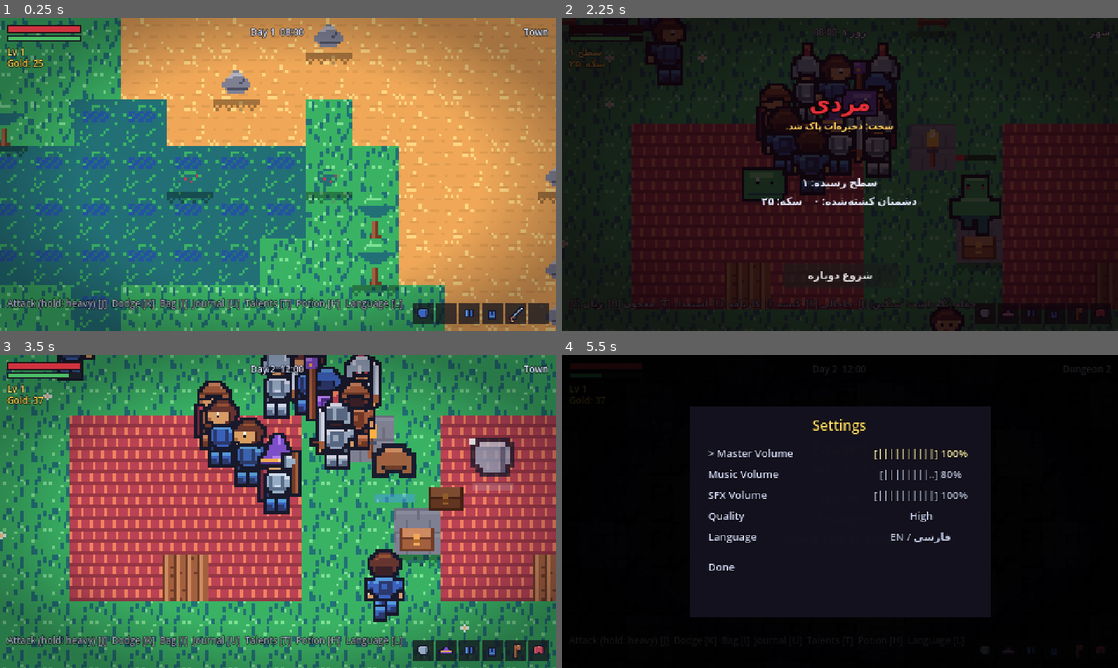
Above: before the commit, frames 1-4 (two rows, left to right).
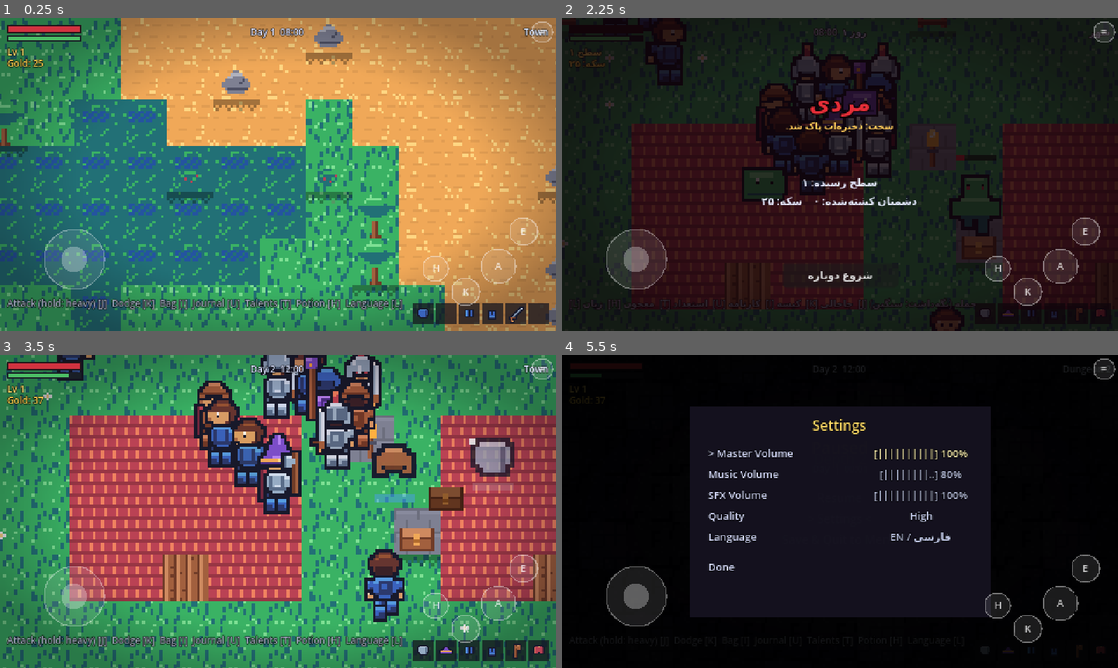
Above: after the commit, the same moments.

Repository: amirrezahadipoor/2D-RPG
Game: Godot game, scene res://tools/screenshot.tscn
The game is run twice, just before and just after one commit, with the same random seed, the same clock (stepped at 60 frames per second) and the same inputs. This scene is started directly instead of the project's main scene.
Inputs (mouse positions are in pixels of both pictures, inside the frame that each line leads up to):
- Up to frame 1 (0.25 s): no input
- Up to frame 2 (2.25 s): move the mouse to (962, 158) at 0.52 s; hold D (move_right) 0.53-1.25 s; hold J (attack) 0.53-1.25 s; click (962, 158) at 0.67 s; tap K (dodge) at 0.8 s; drag from (728, 190) to (812, 237) at 1.27 s; move the mouse to (895, 105) at 2.02 s; hold D (move_right) from 2.03 s (still down); hold E (interact) from 2.03 s (still down); click (895, 105) at 2.17 s
- Up to frame 3 (3.5 s): tap H (use_potion) at 2.3 s; release D (move_right) at 2.75 s; release E (interact) at 2.75 s; drag from (250, 574) to (111, 464) at 2.77 s
- Up to frame 4 (5.5 s): move the mouse to (1006, 558) at 3.52 s; hold A (move_left) 3.53-4.25 s; hold J (attack) 3.53-4.25 s; click (1006, 558) at 3.67 s; tap K (dodge) at 3.8 s; tap Escape (pause) at 4.15 s; drag from (673, 464) to (756, 433) at 4.27 s; tap Enter at 5 s; move the mouse to (867, 511) at 5.02 s; hold S (move_down) from 5.03 s (still down); hold E (interact) from 5.03 s (still down); click (867, 511) at 5.17 s; tap H (use_potion) at 5.3 s

The runs differ from the first frame. In frame 1, 0.8% of the frame differs, in the area x 8-100%, y 1-92%; in frame 2, 1.3%; in frame 3, 0.8%; in frame 4, 3.5%.

Commit message:
M6c: touch controls (stick+buttons via synthetic actions), quality tiers (shades/lights/vignette/dungeon dim), Android export preset + release.sh signing guide + STORE.md EN/FA, 23 screenshots (verify 341)

Diff:
--- a/project.godot
+++ b/project.godot
@@ -11,7 +11,7 @@
 
 config/name="2D RPG"
 config/description="Hardcore offline pixel-art 2D RPG. Bilingual EN/FA."
-config/version="0.1.0"
+config/version="1.0.0"
 run/main_scene="res://scenes/main_menu.tscn"
 config/features=PackedStringArray("4.4", "GL Compatibility")
 config/icon="res://assets/icon.png"
--- a/src/entities/hero.gd
+++ b/src/entities/hero.gd
@@ -63,6 +63,8 @@
 
 	# a warm lantern that wakes up at night and underground
 	lantern = PointLight2D.new()
+	lantern.visible = Settings.quality == "high"
+	Settings.settings_changed.connect(func(): lantern.visible = Settings.quality == "high")
 	lantern.texture = load("res://assets/sprites/fx/glow.png")
 	lantern.color = Color(1.0, 0.82, 0.55)
 	lantern.scale = Vector2(2.1, 2.1)
--- a/src/main.gd
+++ b/src/main.gd
@@ -11,6 +11,7 @@
 var cutscene: Cutscene
 var events: WorldEvents
 var dungeon: Dungeon = null
+var touch: TouchUI = null
 var _overworld_hero_pos := Vector2.ZERO
 
 func _ready() -> void:
@@ -56,6 +57,10 @@
 	var pause_menu := PauseMenu.new()
 	pause_menu.name = "PauseMenu"
 	add_child(pause_menu)
+
+	touch = TouchUI.new()
+	touch.name = "TouchUI"
+	add_child(touch)
 
 	cutscene = Cutscene.new()
 	cutscene.name = "Cutscene"
--- a/src/ui/hud.gd
+++ b/src/ui/hud.gd
@@ -47,6 +47,8 @@
 	_grade = TextureRect.new()
 	_grade.name = "Grade"
 	_grade.texture = load("res://assets/sprites/fx/vignette.png")
+	_grade.visible = Settings.quality != "low"
+	Settings.settings_changed.connect(func(): _grade.visible = Settings.quality != "low")
 	_grade.set_anchors_preset(Control.PRESET_FULL_RECT)
 	_grade.stretch_mode = TextureRect.STRETCH_KEEP_ASPECT_COVERED
 	_grade.texture_filter = CanvasItem.TEXTURE_FILTER_LINEAR
--- /dev/null
+++ b/src/ui/touch_ui.gd
@@ -0,0 +1,147 @@
+# Touch controls for Android: a virtual stick (left) and action buttons
+# (right). Touches are translated into the very same input actions the
+# keyboard uses, via Input.parse_input_event(InputEventAction) — so every
+# system (hero, menus, dialogue) works unchanged on touch.
+class_name TouchUI
+extends CanvasLayer
+
+const STICK_CENTER := Vector2(64, 208)
+const STICK_RADIUS := 26.0
+const KNOB_RADIUS := 11.0
+const BUTTONS := {
+	"attack":   {"pos": Vector2(430, 214), "r": 15.0, "glyph": "A"},
+	"dodge":    {"pos": Vector2(402, 236), "r": 12.0, "glyph": "K"},
+	"interact": {"pos": Vector2(452, 184), "r": 12.0, "glyph": "E"},
+	"use_potion": {"pos": Vector2(376, 216), "r": 11.0, "glyph": "H"},
+	"pause":    {"pos": Vector2(468, 12), "r": 9.0, "glyph": "="},
+}
+
+var enabled := false
+var _root: Control
+var _stick_id := -1
+var _stick_vec := Vector2.ZERO
+var _button_ids := {}           # action -> touch index
+var _move_state := {"move_left": false, "move_right": false,
+	"move_up": false, "move_down": false}
+
+func _ready() -> void:
+	layer = 60
+	process_mode = Node.PROCESS_MODE_ALWAYS
+	_root = Control.new()
+	_root.process_mode = Node.PROCESS_MODE_ALWAYS
+	_root.set_anchors_preset(Control.PRESET_FULL_RECT)
+	_root.mouse_filter = Control.MOUSE_FILTER_IGNORE
+	add_child(_root)
+	var bg := _TouchPainter.new()
+	bg.set_anchors_preset(Control.PRESET_FULL_RECT)
+	bg.mouse_filter = Control.MOUSE_FILTER_IGNORE
+	bg.owner_ui = self
+	_root.add_child(bg)
+	visible = false
+	if DisplayServer.is_touchscreen_available() or OS.has_feature("mobile"):
+		set_enabled(true)
+
+func set_enabled(on: bool) -> void:
+	enabled = on
+	visible = on
+	if not on:
+		_release_all()
+
+func _release_all() -> void:
+	for action in _move_state:
+		if _move_state[action]:
+			_emit_action(action, false)
+			_move_state[action] = false
+	for action in _button_ids.keys():
+		_emit_action(action, false)
+	_button_ids.clear()
+	_stick_id = -1
+	_stick_vec = Vector2.ZERO
+
+func _input(event: InputEvent) -> void:
+	if not enabled:
+		return
+	var inv := _root.get_canvas_transform().affine_inverse()
+	if event is InputEventScreenTouch:
+		var t: InputEventScreenTouch = event
+		if t.pressed:
+			_press(inv * t.position, t.index)
+		else:
+			_lift(t.index)
+	elif event is InputEventScreenDrag:
+		var d: InputEventScreenDrag = event
+		if d.index == _stick_id:
+			_update_stick(inv * d.position)
+
+func _press(pos: Vector2, index: int) -> void:
+	if pos.distance_to(STICK_CENTER) < STICK_RADIUS * 1.8:
+		_stick_id = index
+		_update_stick(pos)
+		return
+	for action in BUTTONS:
+		var b: Dictionary = BUTTONS[action]
+		if pos.distance_to(b["pos"]) < b["r"] + 6.0:
+			_button_ids[action] = index
+			_emit_action(action, true)
+			Sfx.play("click", -16.0, 0.02)
+			return
+
+func _lift(index: int) -> void:
+	if index == _stick_id:
+		_stick_id = -1
+		_stick_vec = Vector2.ZERO
+		_sync_move()
+		return
+	for action in _button_ids.keys():
+		if _button_ids[action] == index:
+			_emit_action(action, false)
+			_button_ids.erase(action)
+			return
+
+func _update_stick(pos: Vector2) -> void:
+	var v := pos - STICK_CENTER
+	if v.length() > STICK_RADIUS:
+		v = v.normalized() * STICK_RADIUS
+	_stick_vec = v
+	_sync_move()
+
+func _sync_move() -> void:
+	var dead := 6.0
+	var want := {
+		"move_left": _stick_vec.x < -dead,
+		"move_right": _stick_vec.x > dead,
+		"move_up": _stick_vec.y < -dead,
+		"move_down": _stick_vec.y > dead,
+	}
+	for action in want:
+		if want[action] != _move_state[action]:
+			_move_state[action] = want[action]
+			_emit_action(action, want[action])
+
+func _emit_action(action: String, pressed: bool) -> void:
+	var ev := InputEventAction.new()
+	ev.action = action
+	ev.pressed = pressed
+	ev.strength = 1.0 if pressed else 0.0
+	Input.parse_input_event(ev)
+
+# ---------------------------------------------------------------- painter ----
+class _TouchPainter extends Control:
+	var owner_ui: TouchUI
+
+	func _draw() -> void:
+		# stick base + knob
+		draw_circle(TouchUI.STICK_CENTER, TouchUI.STICK_RADIUS, Color(1, 1, 1, 0.10))
+		draw_arc(TouchUI.STICK_CENTER, TouchUI.STICK_RADIUS, 0, TAU, 48, Color(1, 1, 1, 0.35), 1.0)
+		draw_circle(TouchUI.STICK_CENTER + owner_ui._stick_vec, TouchUI.KNOB_RADIUS, Color(1, 1, 1, 0.30))
+		# buttons
+		for action in TouchUI.BUTTONS:
+			var b: Dictionary = TouchUI.BUTTONS[action]
+			var held: bool = owner_ui._button_ids.has(action)
+			draw_circle(b["pos"], b["r"], Color(1, 1, 1, 0.30 if held else 0.10))
+			draw_arc(b["pos"], b["r"], 0, TAU, 40, Color(1, 1, 1, 0.4), 1.0)
+			draw_string(ThemeDB.fallback_font, b["pos"] + Vector2(-3, 3), b["glyph"],
+				HORIZONTAL_ALIGNMENT_LEFT, -1, 9, Color(1, 1, 1, 0.75))
+
+	func _process(_delta: float) -> void:
+		queue_redraw()
--- a/src/world/dungeon.gd
+++ b/src/world/dungeon.gd
@@ -22,6 +22,7 @@
 
 var _grid: PackedByteArray = PackedByteArray()
 var _lights: Array = []
+var _dark: CanvasModulate = null
 var _spawn_timer := 0.0
 var _rng := RandomNumberGenerator.new()
 var _seed := 0
@@ -46,10 +47,11 @@
 	_paint()
 	# darkness: the whole canvas dims while a dungeon is in the tree, so the
 	# torches and the hero's lantern are what you actually see by
-	var dark := CanvasModulate.new()
-	dark.name = "Darkness"
-	dark.color = Color(0.2, 0.19, 0.25)
-	add_child(dark)
+	_dark = CanvasModulate.new()
+	_dark.name = "Darkness"
+	add_child(_dark)
+	apply_quality()
+	Settings.settings_changed.connect(apply_quality)
 	actors = Node2D.new()
 	actors.name = "Actors"
 	actors.y_sort_enabled = true
@@ -58,6 +60,14 @@
 	print("[Dungeon] depth=%d rooms=%d" % [depth, rooms.size()])
 
 # ------------------------------------------------------------- generate -----
+## Low quality keeps dungeons readable with a lighter dim and no torch glows.
+func apply_quality() -> void:
+	if _dark != null:
+		_dark.color = Color(0.2, 0.19, 0.25) if Settings.quality == "high" \
+			else Color(0.55, 0.53, 0.6)
+	for entry in _lights:
+		entry["light"].visible = Settings.quality == "high"
+
 func _gen_rooms() -> void:
 	var target := 6 + depth
 	var tries := 0
--- a/src/world/world.gd
+++ b/src/world/world.gd
@@ -40,6 +40,7 @@
 var forced_seed := -1
 
 func _ready() -> void:
+	Settings.settings_changed.connect(apply_quality)
 	build(forced_seed if forced_seed >= 0 else randi())
 
 # ---------------------------------------------------------------- build -----
@@ -64,6 +65,15 @@
 	add_child(ambient)
 	ambient.world = self
 	Juice.register_camera(hero.cam)
+	apply_quality()
+
+## Quality tiers: low drops contact shadows + torch glows, medium keeps the
+## shadows, high adds the point lights that make nights and caves glow.
+func apply_quality() -> void:
+	if shade_layer != null:
+		shade_layer.visible = Settings.quality != "low"
+	for entry in _lights:
+		entry["light"].visible = Settings.quality == "high"
 	Juice.register_world(actors)
 	print("[World] seed=%d size=%dx%d settlements=%d" % [world_seed, WORLD_W, WORLD_H, settlements.size()])
 
--- a/tests/verify.gd
+++ b/tests/verify.gd
@@ -39,6 +39,7 @@
 	await _check_bestiary()
 	await _check_audio()
 	await _check_menus()
+	await _check_touch_quality()
 
 	print("")
 	if _failures.is_empty():
@@ -1383,3 +1384,62 @@
 	Settings.load_settings()
 	Settings.apply()
 	Game.change_state(prev_state if prev_state == Game.State.PLAYING else Game.State.PLAYING)
+
+# ---------------------------------------------------- touch & quality tiers ----
+func _check_touch_quality() -> void:
+	print("== touch & quality ==")
+	var touch := TouchUI.new()
+	add_child(touch)
+	await get_tree().process_frame
+	touch.set_enabled(true)
+	_ok(touch.visible, "touch overlay can be forced on for testing")
+	var xform := touch._root.get_canvas_transform()
+	# stick: press right of center -> move_right action is held
+	var right_pos: Vector2 = xform * (TouchUI.STICK_CENTER + Vector2(20, 0))
+	var down := InputEventScreenTouch.new()
+	down.position = right_pos
+	down.pressed = true
+	down.index = 7
+	Input.parse_input_event(down)
+	await get_tree().process_frame
+	_ok(Input.is_action_pressed("move_right"), "virtual stick right holds move_right")
+	_ok(not Input.is_action_pressed("move_left"), "and not move_left")
+	var up := InputEventScreenTouch.new()
+	up.position = right_pos
+	up.pressed = false
+	up.index = 7
+	Input.parse_input_event(up)
+	await get_tree().process_frame
+	_ok(not Input.is_action_pressed("move_right"), "lifting the stick releases move_right")
+	# attack button: tap holds the action while pressed
+	var atk: Dictionary = TouchUI.BUTTONS["attack"]
+	var atk_pos: Vector2 = xform * atk["pos"]
+	var tap := InputEventScreenTouch.new()
+	tap.position = atk_pos
+	tap.pressed = true
+	tap.index = 9
+	Input.parse_input_event(tap)
+	await get_tree().process_frame
+	_ok(Input.is_action_pressed("attack"), "touch attack button presses the attack action")
+	var tap_up := InputEventScreenTouch.new()
+	tap_up.position = atk_pos
+	tap_up.pressed = false
+	tap_up.index = 9
+	Input.parse_input_event(tap_up)
+	await get_tree().process_frame
+	_ok(not Input.is_action_pressed("attack"), "and releases it on lift")
+	touch.set_enabled(false)
+	_ok(not Input.is_action_pressed("move_right") and not Input.is_action_pressed("attack"),
+		"disabling the overlay releases every synthetic action")
+	touch.queue_free()
+	# quality tiers flip lights / shade / vignette
+	Settings.set_quality("low")
+	_ok(world.shade_layer.visible == false, "low quality drops contact shadows")
+	_ok(world._lights.size() > 0 and (world._lights[0]["light"] as PointLight2D).visible == false,
+		"low quality drops torch glows")
+	Settings.set_quality("medium")
+	_ok(world.shade_layer.visible, "medium keeps the shadow pass")
+	_ok((world._lights[0]["light"] as PointLight2D).visible == false, "medium still skips lights")
+	Settings.set_quality("high")
+	_ok((world._lights[0]["light"] as PointLight2D).visible, "high turns the torch glows on")
+	Settings.set_quality("high")
--- a/tools/screenshot.gd
+++ b/tools/screenshot.gd
@@ -336,6 +336,17 @@
 		await get_tree().process_frame
 	await _grab("22_pause")
 	Game.change_state(Game.State.PLAYING)
+	# ---- 23: touch controls overlay ----
+	var touch := TouchUI.new()
+	get_tree().root.add_child.call_deferred(touch)
+	for i in 4:
+		await get_tree().process_frame
+	touch.set_enabled(true)
+	for i in 8:
+		await get_tree().process_frame
+	await _grab("23_touch")
+	touch.set_enabled(false)
+	touch.queue_free()
 
 	print("[screenshot] done")
 	get_tree().quit(0)
Binary file added: docs/screenshots/01_boot.png
Binary file removed: docs/screenshots/01_world.png
Binary file removed: docs/screenshots/02_paper_doll.png
Binary file added: docs/screenshots/02_walked.png
Binary file removed: docs/screenshots/03_attack.png
Binary file added: docs/screenshots/03_geared.png
Binary file added: docs/screenshots/04_attack.png
Binary file removed: docs/screenshots/04_persian_rtl.png
Binary file removed: docs/screenshots/05_combat.png
Binary file added: docs/screenshots/05_persian.png
Binary file added: docs/screenshots/06_combat.png
Binary file removed: docs/screenshots/06_death_hardcore.png
(and 29 more such lines)
